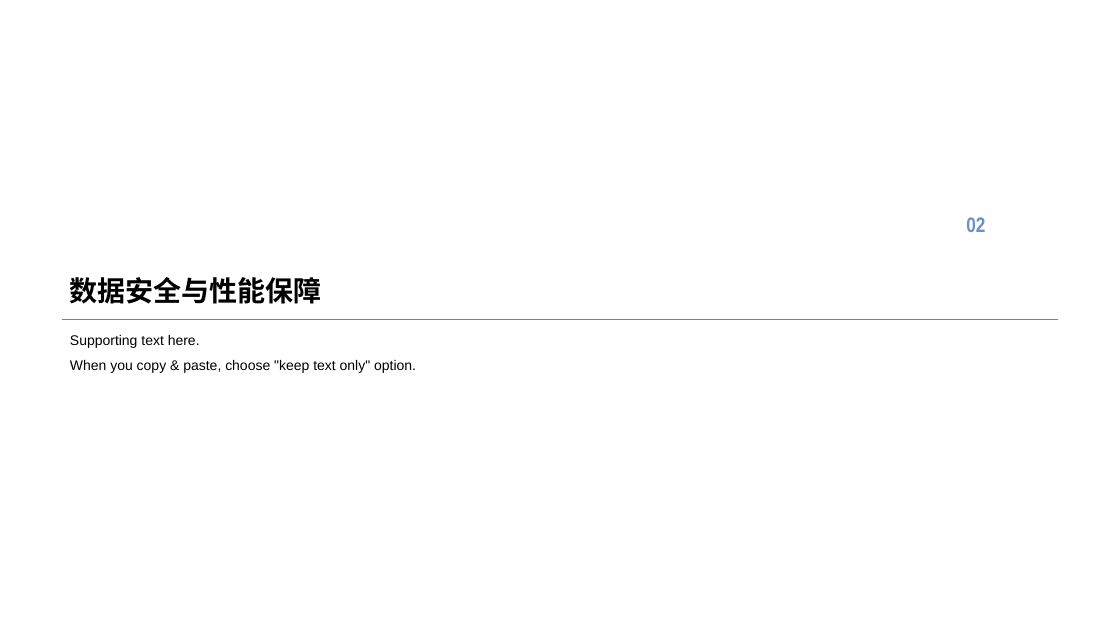
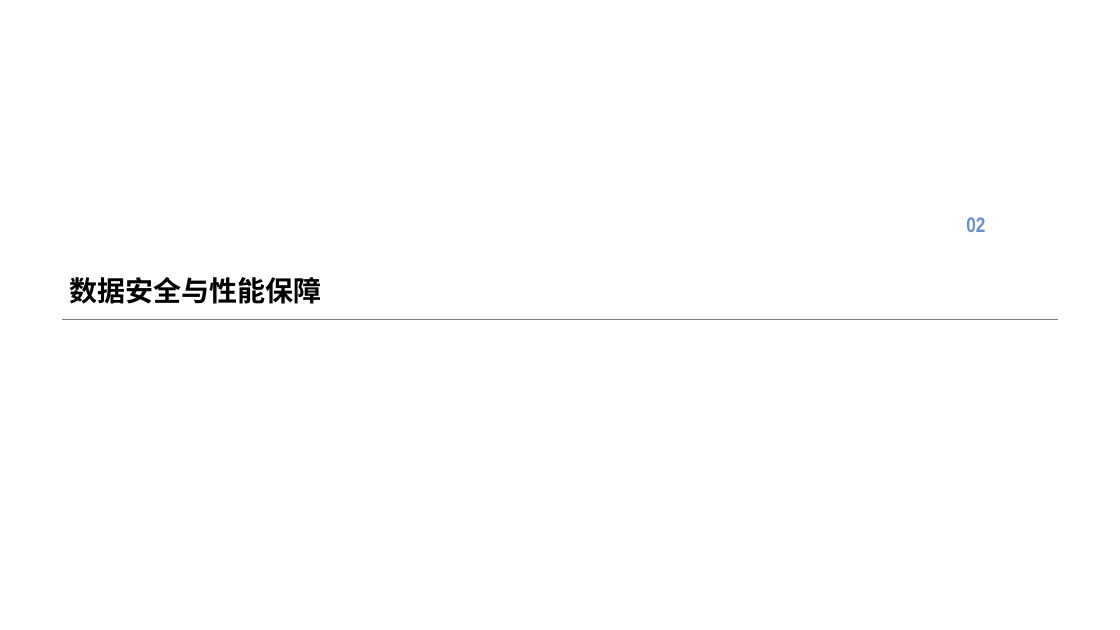
Before and after one commit to SoaringPhoenix/a-few-files, a slide deck: slide 8 of redis&memcached.pptx. Drawn at 1120x630 pixels with LibreOffice and Linux fonts; fonts in the diff are those of the drawing; background and template pictures are left out. Boxes give left, top, right and bottom in pixels: in the first picture for what was removed or moved away, otherwise in the second. Text is boxed around its words. In the diff, an @@ line names an element or a change of style, - is before the commit and + after.

```diff
--- a/redis&memcached.pptx
+++ b/redis&memcached.pptx
@@ text removed at bbox=[70, 335, 416, 373] @@
-Supporting text here.
-When you copy & paste, choose "keep text only" option.
```
Also in this commit, not shown: 4 other slides changed, 2 other files.
